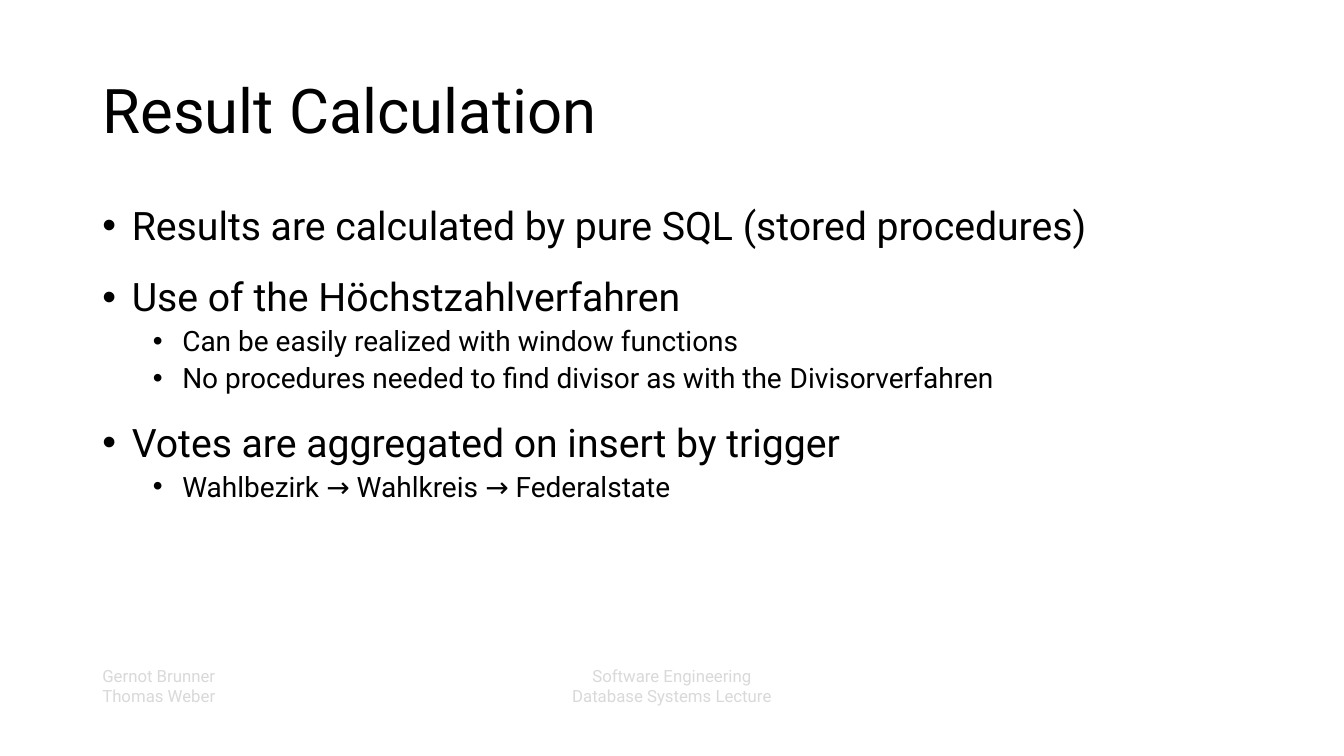
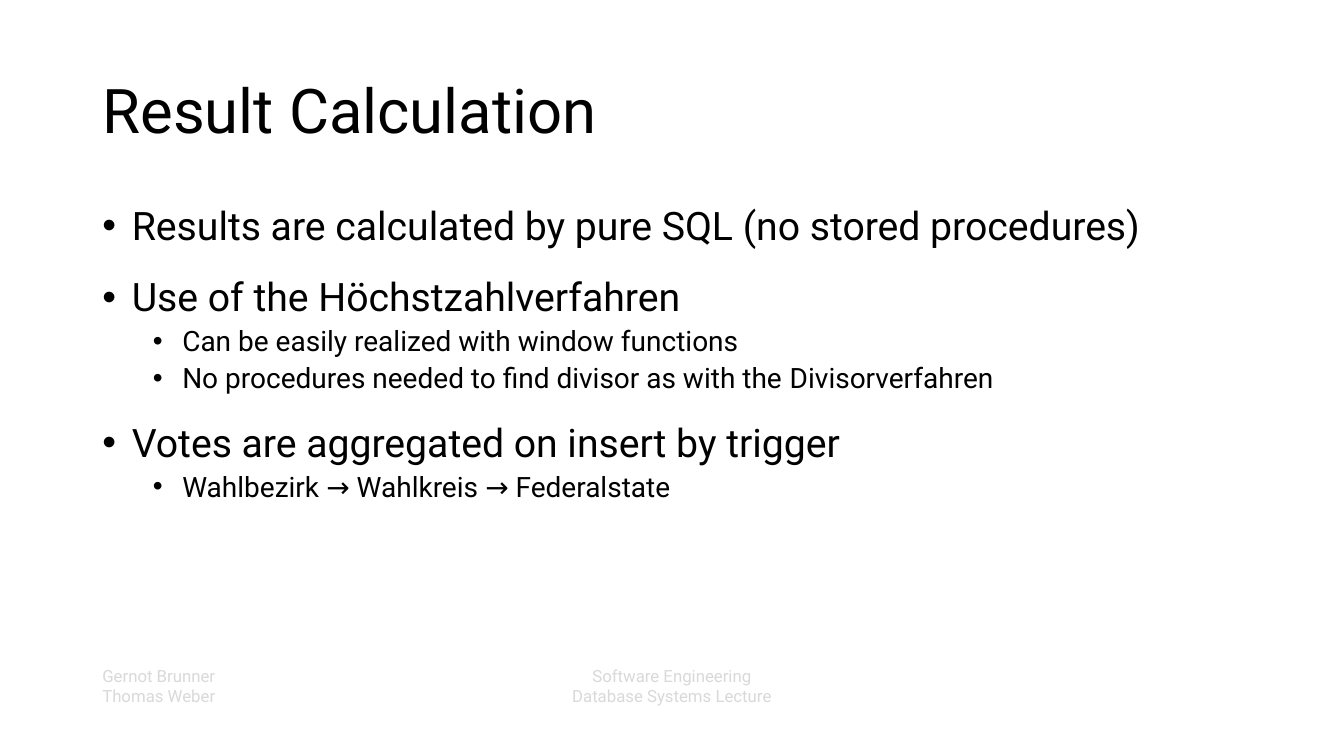
Before and after one commit to elordin/dbs, a slide deck: slide 9 of slides.pptx (slide 6 before the commit). Drawn at 1344x756 pixels with LibreOffice and Linux fonts; fonts in the diff are those of the drawing; background and template pictures are left out. Boxes give left, top, right and bottom in pixels: in the first picture for what was removed or moved away, otherwise in the second. Text is boxed around its words. In the diff, an @@ line names an element or a change of style, - is before the commit and + after.

```diff
--- a/slides.pptx
+++ b/slides.pptx
@@ text at box(132, 208, 1140, 249): text changed @@
-  • Results are calculated by pure SQL (stored procedures)
+  • Results are calculated by pure SQL (no stored procedures)
```
Also in this commit, not shown: 7 other slides changed, 12 slides added, 1 slide removed.
